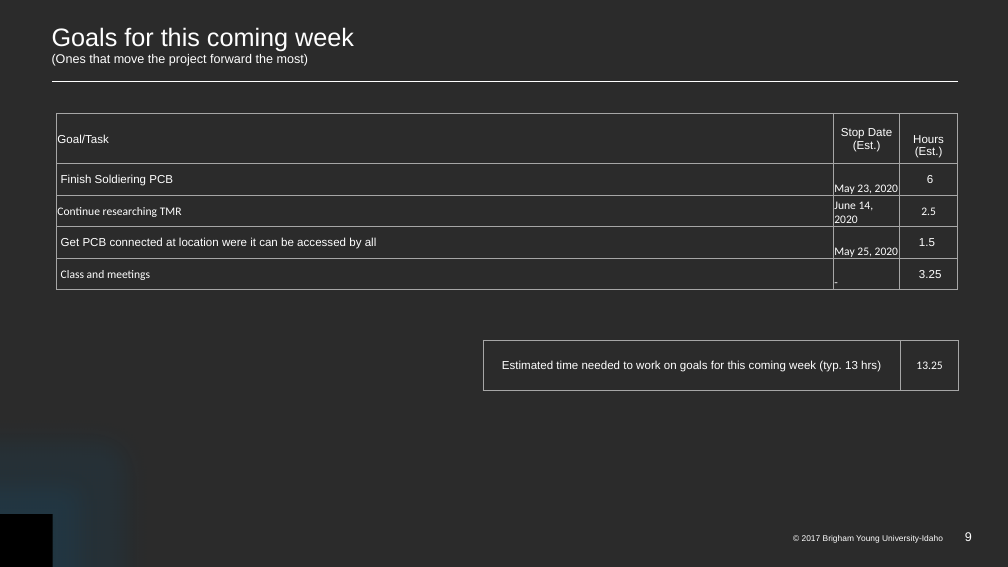
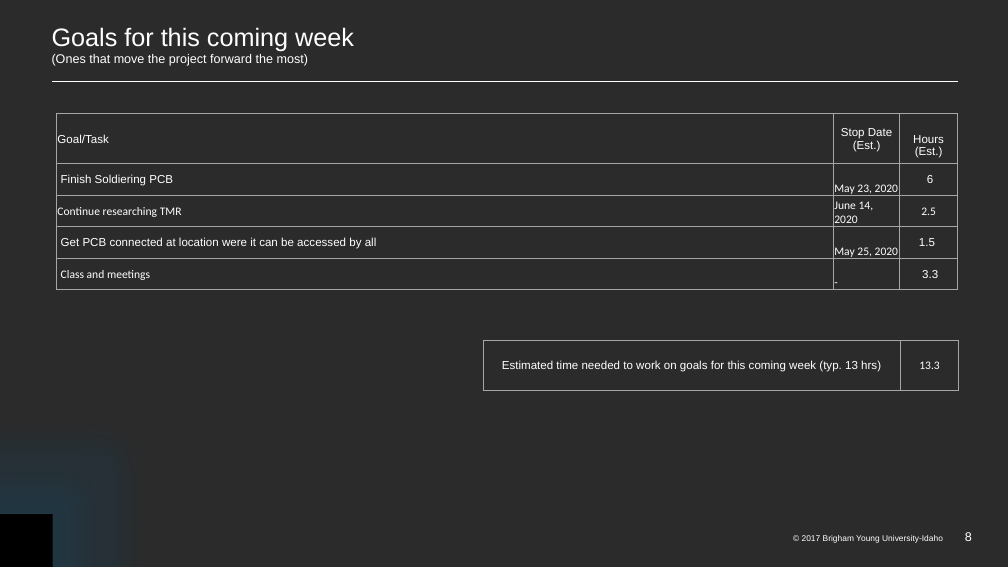
Before and after one commit to ECEN499-NASA/ECEN499-NASA.github.io, a slide deck: slide 9 of wigs/WIGS-W04.pptx (slide 10 before the commit). Drawn at 1008x567 pixels with LibreOffice and Linux fonts; fonts in the diff are those of the drawing; background and template pictures are left out; a plain dark background stands for a picture behind light text. Boxes give left, top, right and bottom in pixels: in the first picture for what was removed or moved away, otherwise in the second. Text is boxed around its words. In the diff, an @@ line names an element or a change of style, - is before the commit and + after.

```diff
--- a/wigs/WIGS-W04.pptx
+++ b/wigs/WIGS-W04.pptx
@@ table at [57,113,958,290] @@
-row 5, column 3: 3.25
+row 5, column 3: 3.3
@@ table at [483,340,959,391] @@
-row 1, column 2: 13.25
+row 1, column 2: 13.3
```
Also in this commit, not shown: 1 other slide changed, 4 slides removed, 25 other files.
